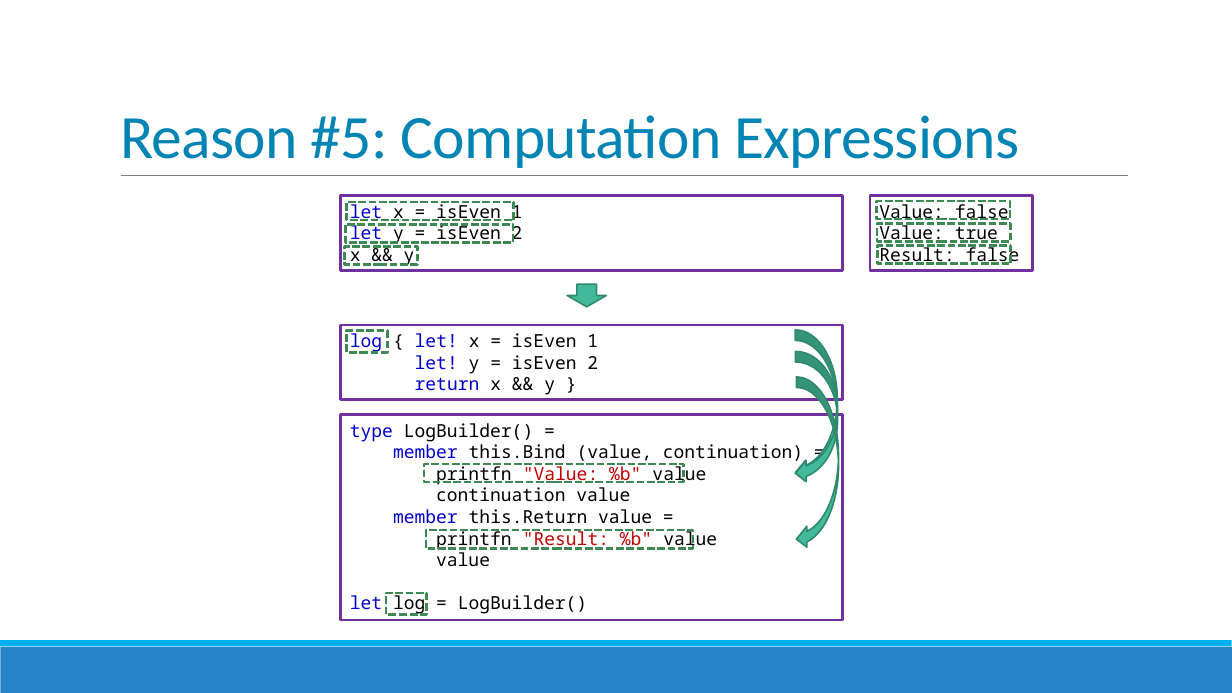
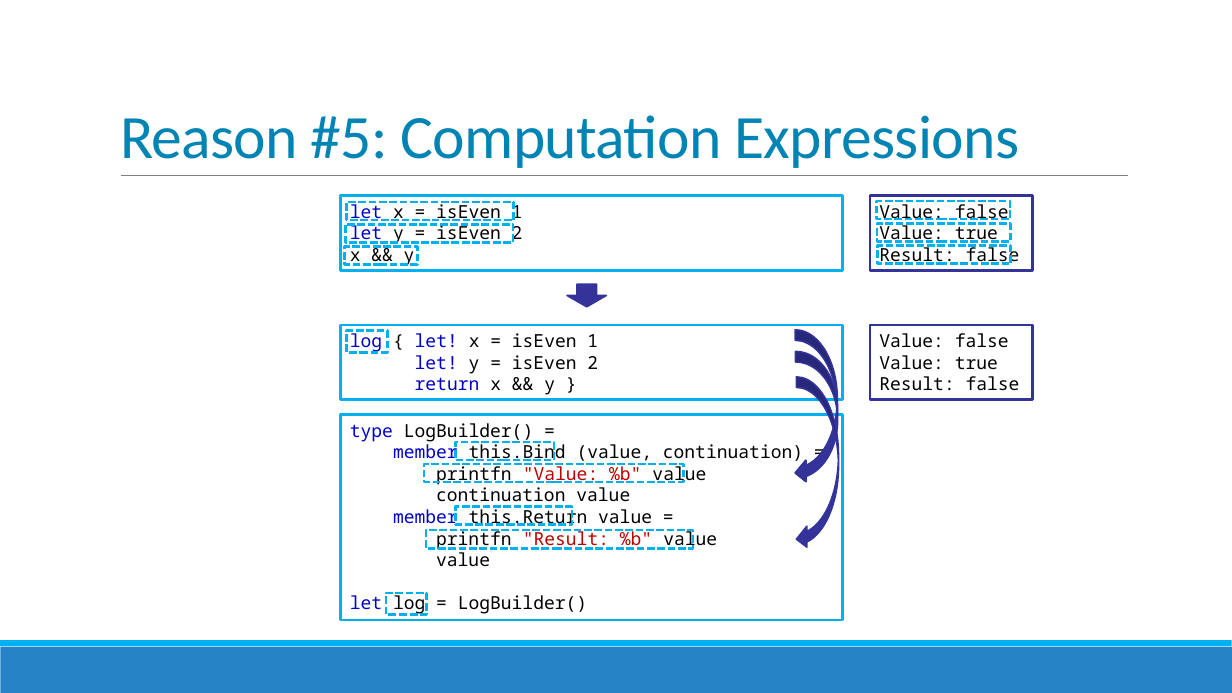
Before and after one commit to jorgef/fivereasons, a slide deck: slide 23 of FiveReasons.pptx. Drawn at 1232x693 pixels with LibreOffice and Linux fonts; fonts in the diff are those of the drawing. Boxes give left, top, right and bottom in pixels: in the first picture for what was removed or moved away, otherwise in the second. Text is boxed around its words. In the diff, an @@ line names an element or a change of style, - is before the commit and + after.

```diff
--- a/FiveReasons.pptx
+++ b/FiveReasons.pptx
@@ rectangle "Value: false" at (871, 196, 1033, 271): outline #7030A0 2 pt to #333399 2 pt @@
@@ fill #42BA97 to #333399; outline #318A70 1.25 pt to #333399 1.25 pt in 4 elements at (796, 330, 838, 483), (796, 351, 838, 483), (797, 377, 839, 550), (567, 285, 606, 307) @@
@@ outline #7030A0 2 pt to #00B0F0 2 pt in 3 elements at (341, 415, 843, 620), (341, 196, 843, 271), (341, 325, 843, 400) @@
@@ rectangle added at (871, 325, 1033, 400), fill #FFFFFF, outline #333399 2 pt, 14 pt, text #000000 @@
+Value: false
+Value: true
+Result: false
@@ rectangle added at (456, 442, 554, 460), outline #00B0F0 2 pt dashed @@
@@ rectangle added at (456, 506, 572, 525), outline #00B0F0 2 pt dashed @@
@@ outline #3E8853 2 pt dashed to #00B0F0 2 pt dashed in 10 elements at (347, 331, 387, 353), (347, 202, 514, 221), (346, 225, 513, 243), (345, 247, 418, 265), (386, 593, 427, 616), (877, 201, 1010, 220), (877, 224, 1010, 242), (878, 246, 1011, 264), (424, 464, 684, 482), (426, 531, 693, 549) @@
```
Also in this commit, not shown: 19 other slides changed.
